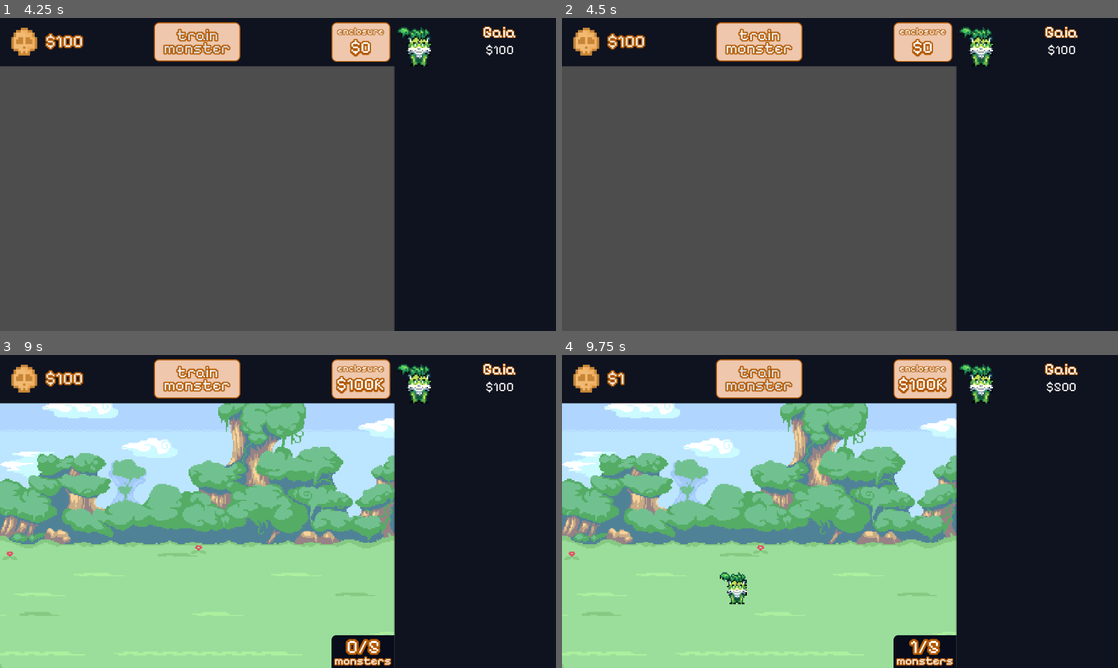
Above: before the commit, frames 1-4 (two rows, left to right).
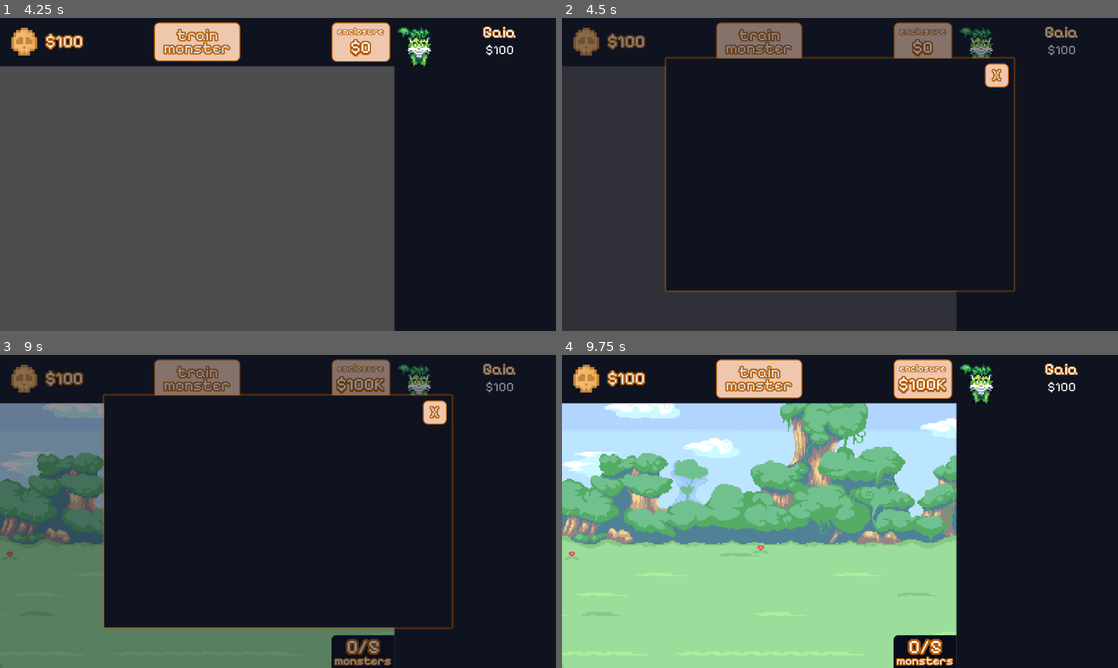
Above: after the commit, the same moments.

Repository: verstraate/monster-daycare
Game: Godot game, scene res://_Scenes/MainMenu/main_menu.tscn
Two runs of this game, one before a commit and one after it. Both use one fixed random seed, a clock stepped at 60 frames per second and the inputs below.
Inputs (mouse positions are in pixels of both pictures, inside the frame that each line leads up to):
- Up to frame 1 (4.25 s): click (278, 174) at 0.5 s; click "train monster" at 1.25 s; click "Gaia" at 2 s; click "$0" at 2.75 s; click "$0" at 3.5 s
- Up to frame 2 (4.5 s): click "train monster" at 4.25 s
- Up to frame 3 (9 s): click "Gaia" at 5 s; click "$0" at 5.75 s; click "$100K" at 6.5 s; click "$100K" at 7.25 s; click "$100K" at 8 s; click "train monster" at 8.75 s
- Up to frame 4 (9.75 s): click "Gaia" at 9.5 s

Frame 1 is identical in both runs. In frame 2, 65% of the frame differs, in the area x 0-93%, y 1-100%; in frame 3, 65%; in frame 4, 0.8%.

Commit message:
feat: Connected training to train menu

Diff:
--- a/Resources/Monsters/gaia.tres
+++ b/Resources/Monsters/gaia.tres
@@ -10,6 +10,6 @@
 sprite = ExtResource("2_mbkna")
 price = "100"
 base_produce = "1"
-base_upgrade = "10"
-base_upgrade_multiplier = 10.0
+base_upgrade = "200"
+base_upgrade_multiplier = 2.0
 type = 3
--- a/Resources/Monsters/salamander.tres
+++ b/Resources/Monsters/salamander.tres
@@ -11,5 +11,5 @@
 price = "100000"
 base_produce = "100"
 base_upgrade = "200000"
-base_upgrade_multiplier = 10.0
+base_upgrade_multiplier = 2.0
 type = 1
--- a/Resources/Monsters/sylph.tres
+++ b/Resources/Monsters/sylph.tres
@@ -11,5 +11,5 @@
 price = "10000000"
 base_produce = "1000"
 base_upgrade = "20000000"
-base_upgrade_multiplier = 10.0
+base_upgrade_multiplier = 2.0
 type = 4
--- a/Resources/Monsters/undine.tres
+++ b/Resources/Monsters/undine.tres
@@ -11,5 +11,5 @@
 price = "1000000000"
 base_produce = "10000"
 base_upgrade = "2000000000"
-base_upgrade_multiplier = 10.0
+base_upgrade_multiplier = 2.0
 type = 2
--- a/Scripts/SaveGame.gd
+++ b/Scripts/SaveGame.gd
@@ -8,6 +8,8 @@
 	"pos_y",
 	"scale",
 	"produce",
+	"level",
+	"training_cost",
 	"_save_time",
 	"currency_per_tick",
 	"price"
@@ -93,6 +95,7 @@
 				continue
 
 			if i == "monsters":
+				new_object = new_object as Enclosure
 				_setup_monsters(node_data[i], new_object)
 				continue
 
@@ -126,6 +129,8 @@
 		new_monster.position = Vector2(monster["pos_x"], monster["pos_y"])
 		new_monster.scale = Vector2.ONE * monster["scale"]
 		new_monster.produce = IdleNumber.new(monster["produce"])
+		new_monster.training_cost = IdleNumber.new(monster["training_cost"])
+		new_monster.level = monster["level"]
 		new_monster.monster_data = load(monster["monster_data"]) as BaseMonster
 		monsters_to_add.append(new_monster)
 
--- a/_Scenes/Enclosure/enclosure.gd
+++ b/_Scenes/Enclosure/enclosure.gd
@@ -10,6 +10,8 @@
 
 var active_enclosure: BaseEnclosure
 var monsters: Array[Monster] = []
+
+signal monsters_updated
 
 func setup_enclosure(new_enclosure: BaseEnclosure = null, from_save: bool = false) -> void:
 	if not _setup:
@@ -41,6 +43,7 @@
 	monsters.append(new_monster)
 
 	_update_capacity()
+	monsters_updated.emit()
 	return true
 
 func _update_capacity() -> void:
@@ -55,7 +58,9 @@
 			"pos_x": monster.position.x,
 			"pos_y": monster.position.y,
 			"scale": monster.scale.x,
-			"produce": monster.produce.array_to_num()
+			"produce": monster.produce.array_to_num(),
+			"training_cost": monster.training_cost.array_to_num(),
+			"level": monster.level
 		})
 
 	return {
--- a/_Scenes/Game/game.gd
+++ b/_Scenes/Game/game.gd
@@ -35,6 +35,10 @@
 
 	Globals.enclosure_manager.setup_enclosures_from_save()
 
+	if len(Globals.enclosure_manager.enclosures) > 0:
+		var curr_enclosure_selected: Enclosure = Globals.enclosure_manager.enclosures[Globals.enclosure_manager.selected_enclosure]
+		Globals.enclosure_manager.enclosure_changed.emit(curr_enclosure_selected)
+
 	Globals.ui_manager.update_enclosure_cost_label(Globals.enclosure_manager.enclosure_cost)
 	Globals.ui_manager.update_money_label(Globals.money_manager.get_money())
 
@@ -48,6 +52,7 @@
 
 	timer = get_tree().create_timer(load_time / 2)
 	Globals.ui_manager.toggle_loading(true)
+	Globals.ui_manager.toggle_train_menu_visibility(false)
 
 	SaveGame.save_game()
 
@@ -70,6 +75,9 @@
 	timer = get_tree().create_timer(load_time / 2)
 	Globals.ui_manager.toggle_loading(true)
 
+	var curr_enclosure_selected: Enclosure = Globals.enclosure_manager.enclosures[Globals.enclosure_manager.selected_enclosure]
+	curr_enclosure_selected.monsters_updated.emit()
+
 	training.queue_free()
 	SaveGame.save_game()
 
--- a/_Scenes/Monster/monster.gd
+++ b/_Scenes/Monster/monster.gd
@@ -3,11 +3,14 @@
 
 var monster_data: BaseMonster
 var produce: IdleNumber
+var training_cost: IdleNumber
+var level: int = 1
 
 func setup_monster(new_monster_data: BaseMonster = null):
 	if new_monster_data != null:
 		monster_data = new_monster_data
 		produce = IdleNumber.new(monster_data.base_produce)
+		training_cost = IdleNumber.new(monster_data.base_upgrade)
 
 	if monster_data != null:
 		texture = monster_data.sprite
--- a/_Scenes/ShopItem/shop_item.gd
+++ b/_Scenes/ShopItem/shop_item.gd
@@ -45,8 +45,8 @@
 		return
 
 	var new_monster: Monster = MONSTER.instantiate()
+	new_monster.setup_monster(monster)
 	active_enclosure.try_add_monster(new_monster)
-	new_monster.setup_monster(monster)
 
 	price.multiply(price_multiplier)
 	price_label.text = "$%s" % price.display_value(2)
--- a/_Scenes/TrainMonsterOption/train_monster_option.gd
+++ b/_Scenes/TrainMonsterOption/train_monster_option.gd
@@ -8,15 +8,18 @@
 var _cost_label: Label = $Info/Cost
 
 var _monster: Monster
-@export_range(100, 10000) var training_cost: int = 100
+var _training_value: IdleNumber
 
 func setup(new_monster: Monster) -> void:
 	_monster = new_monster
 
 	_name_label.text = _monster.monster_data.display_name
 	_icon.texture = _monster.monster_data.sprite
-	_cost_label.text = "$%d" % training_cost
-
+	_cost_label.text = "$%s" % _monster.training_cost.display_value(2)
 
 func _on_pressed() -> void:
-	pass
+	if not Globals.money_manager.can_afford(_monster.training_cost):
+		return
+
+	Globals.money_manager.adjust_money(_monster.training_cost.array_to_num())
+	Globals.game_manager.load_training(_monster)
--- a/_Scenes/TrainMonsterOption/train_monster_option.tscn
+++ b/_Scenes/TrainMonsterOption/train_monster_option.tscn
@@ -13,6 +13,7 @@
 Button/styles/pressed = SubResource("StyleBoxFlat_ie6to")
 
 [node name="TrainMonsterOption" type="Button"]
+custom_minimum_size = Vector2(100, 120)
 offset_right = 8.0
 offset_bottom = 54.0
 theme = SubResource("Theme_fcyq4")
--- a/_Scenes/Training/training.gd
+++ b/_Scenes/Training/training.gd
@@ -97,6 +97,10 @@
 
 	await filter_tween.finished
 
+	var training_cost_multiplier: float = _monster_in_training.monster_data.base_upgrade_multiplier * pow(2, _monster_in_training.level - 1)
+	_monster_in_training.level += 1
+	_monster_in_training.training_cost.multiply(training_cost_multiplier)
+
 	var old_produce: String = _monster_in_training.produce.display_value(2)
 	_monster_in_training.produce.multiply(2)
 	var new_produce: String = _monster_in_training.produce.display_value(2)
--- a/_Scenes/UI/enclosure_manager.gd
+++ b/_Scenes/UI/enclosure_manager.gd
@@ -12,6 +12,7 @@
 
 var enclosures: Array[Enclosure] = []
 var selected_enclosure: int = 0
+signal enclosure_changed(new_enclosure: Enclosure)
 
 @export_group("Swipe")
 @export_range(100, 500) var swipe_threshold: int
@@ -90,6 +91,7 @@
 	_tween.tween_property(enclosure, "position", Vector2.ZERO, swipe_duration)
 
 	selected_enclosure = enclosures.size() - 1
+	enclosure_changed.emit(enclosures[selected_enclosure])
 
 func _handle_swipe() -> void:
 	if _tween != null and _tween.is_running():
@@ -112,6 +114,7 @@
 	_tween.tween_property(target_enclosure, "position", Vector2.ZERO, swipe_duration)
 
 	selected_enclosure = next_enclosure
+	enclosure_changed.emit(enclosures[selected_enclosure])
 
 func _generate_currency() -> void:
 	Globals.money_manager.adjust_money(get_currency_per_tick().array_to_num())
--- a/_Scenes/UI/train_menu.gd
+++ b/_Scenes/UI/train_menu.gd
@@ -5,24 +5,23 @@
 @onready
 var _monsters_parent: HBoxContainer = $Monsters
 
-var current_enclosure: int = -1
+var current_enclosure: Enclosure
 var _monsters_displayed: Array[TrainMonsterOption] = []
 
-signal enclosure_changed()
+func _ready() -> void:
+	Globals.enclosure_manager.enclosure_changed.connect(_on_enclosure_changed)
 
-func _ready() -> void:
-	enclosure_changed.connect(_update_monsters)
-
-func change_enclosure(new_enclosure: int) -> void:
-	if current_enclosure == new_enclosure:
-		return
+func _on_enclosure_changed(new_enclosure: Enclosure) -> void:
+	if current_enclosure != null:
+		current_enclosure.monsters_updated.disconnect(_update_monsters)
 
 	current_enclosure = new_enclosure
-	enclosure_changed.emit()
+	current_enclosure.monsters_updated.connect(_update_monsters)
+
+	_update_monsters()
 
 func _update_monsters() -> void:
-	var enclosure: Enclosure = Globals.enclosure_manager.enclosures[current_enclosure]
-	var monsters_to_display: Array[Monster] = enclosure.monsters
+	var monsters_to_display: Array[Monster] = current_enclosure.monsters
 
 	var to_display_length: int = len(monsters_to_display)
 	if to_display_length == 0:
@@ -35,7 +34,7 @@
 			_monsters_parent.add_child(new_monster)
 			_monsters_displayed.append(new_monster)
 	elif diff > 0:
-		for i in range(to_display_length, enclosure.active_enclosure.max_capacity + 1):
+		for i in range(to_display_length, current_enclosure.active_enclosure.max_capacity + 1):
 			_monsters_displayed[i].visible = false
 
 	for i in range(to_display_length):
--- a/_Scenes/UI/ui_manager.gd
+++ b/_Scenes/UI/ui_manager.gd
@@ -70,18 +70,7 @@
 	_train_menu_container.visible = value
 
 func _on_train_button_pressed() -> void:
-	#_train_menu.change_enclosure(Globals.enclosure_manager.selected_enclosure)
-	#toggle_train_menu_visibility(true)
-	if len(Globals.enclosure_manager.enclosures) == 0:
-		return
-
-	var temp_enclosure: Enclosure = Globals.enclosure_manager.enclosures[Globals.enclosure_manager.selected_enclosure]
-
-	if len(temp_enclosure.monsters) == 0:
-		return
-
-	var temp_monster: Monster = temp_enclosure.monsters[0]
-	Globals.game_manager.load_training(temp_monster)
+	toggle_train_menu_visibility(true)
 
 func _on_train_menu_container_pressed() -> void:
 	toggle_train_menu_visibility(false)
